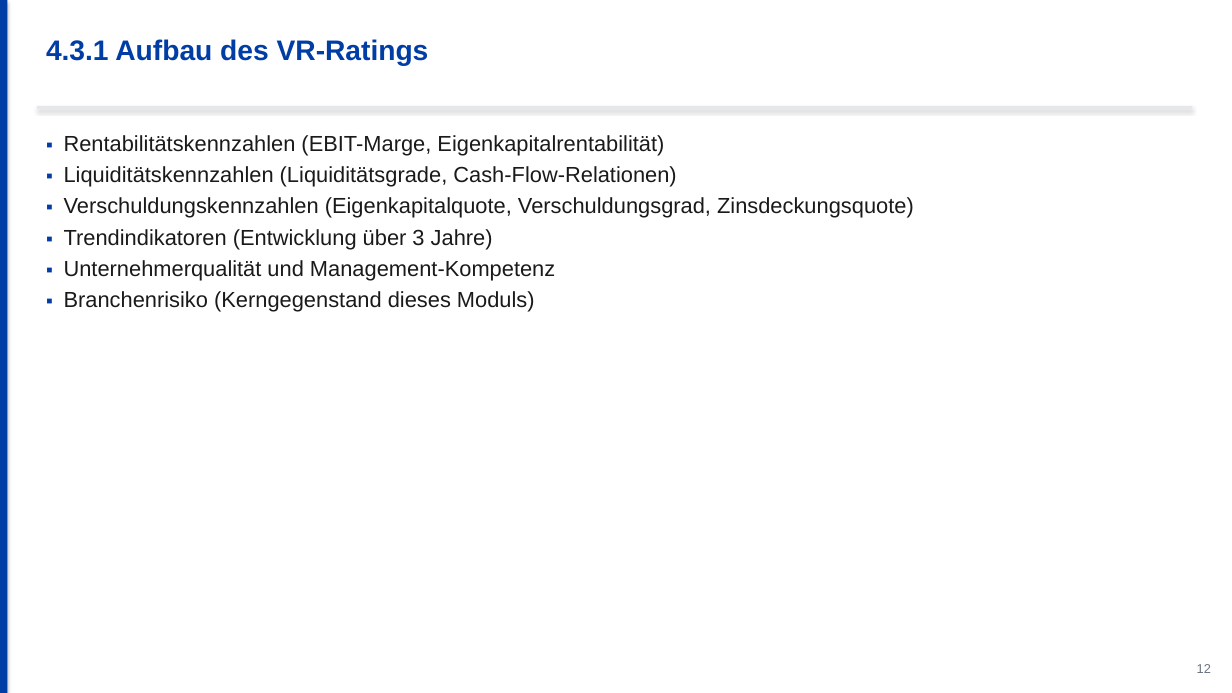
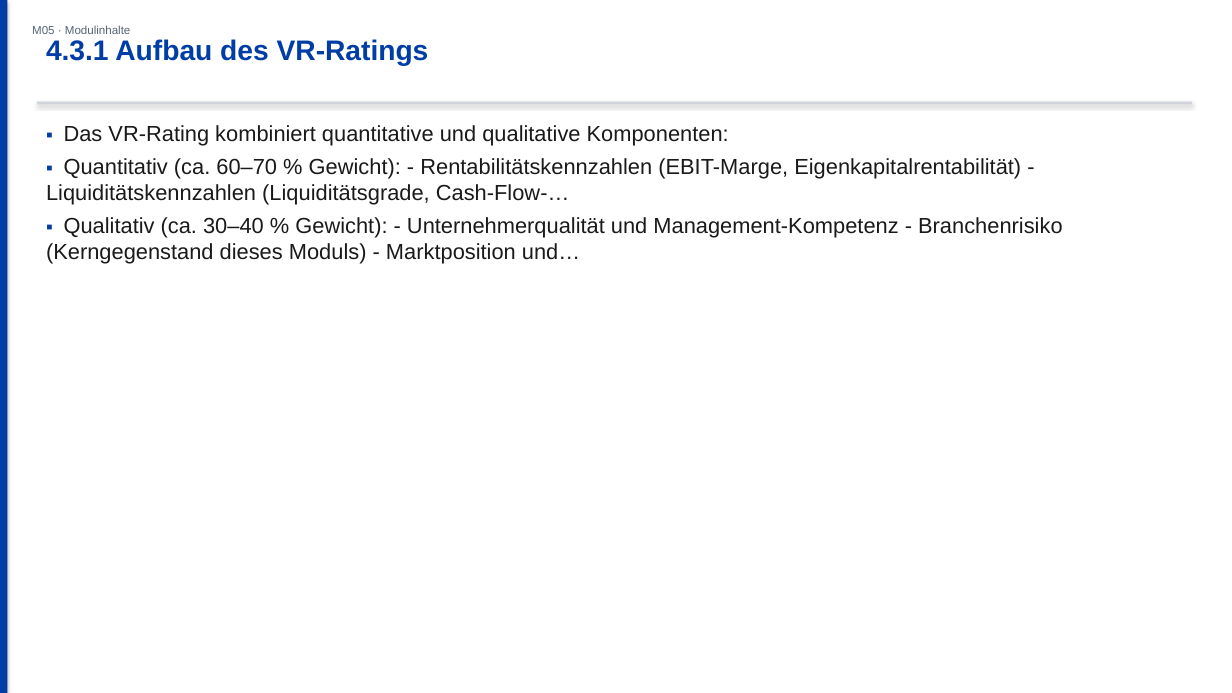
Before and after one commit to ck5rqc47pr-byte/firmenkundenakademie-online, a slide deck: slide 20 of public/downloads/praesentation/M05.pptx (slide 14 before the commit). Drawn at 1232x693 pixels with LibreOffice and Linux fonts; fonts in the diff are those of the drawing. Boxes give left, top, right and bottom in pixels: in the first picture for what was removed or moved away, otherwise in the second. Text is boxed around its words. In the diff, an @@ line names an element or a change of style, - is before the commit and + after.

```diff
--- a/public/downloads/praesentation/M05.pptx
+++ b/public/downloads/praesentation/M05.pptx
@@ text added at <box>32,25,131,34</box>, 9 pt, text #556575 @@
+M05 · Modulinhalte
@@ rectangle: place and size @@
-rectangle at <box>37,106,1192,109</box>
+rectangle at <box>37,102,1192,104</box>
@@ rectangle at <box>37,102,1192,104</box>: fill #E5E7EB to #D1D5DB @@
@@ text at <box>46,125,1063,264</box>: text changed @@
-▪ Rentabilitätskennzahlen (EBIT-Marge, Eigenkapitalrentabilität)
-▪ Liquiditätskennzahlen (Liquiditätsgrade, Cash-Flow-Relationen)
-▪ Verschuldungskennzahlen (Eigenkapitalquote, Verschuldungsgrad, Zinsdeckungsquote)
-▪ Trendindikatoren (Entwicklung über 3 Jahre)
-▪ Unternehmerqualität und Management-Kompetenz
-▪ Branchenrisiko (Kerngegenstand dieses Moduls)
+▪ Das VR-Rating kombiniert quantitative und qualitative Komponenten:
+▪ Quantitativ (ca. 60–70 % Gewicht): - Rentabilitätskennzahlen (EBIT-Marge, Eigenkapitalrentabilität) - Liquiditätskennzahlen (Liquiditätsgrade, Cash-Flow-…
+▪ Qualitativ (ca. 30–40 % Gewicht): - Unternehmerqualität und Management-Kompetenz - Branchenrisiko (Kerngegenstand dieses Moduls) - Marktposition und…
@@ text removed at <box>1197,664,1211,673</box> @@
-12
```
Also in this commit, not shown: 15 other slides changed, 15 slides added, 8 slides removed, 23 other files.
